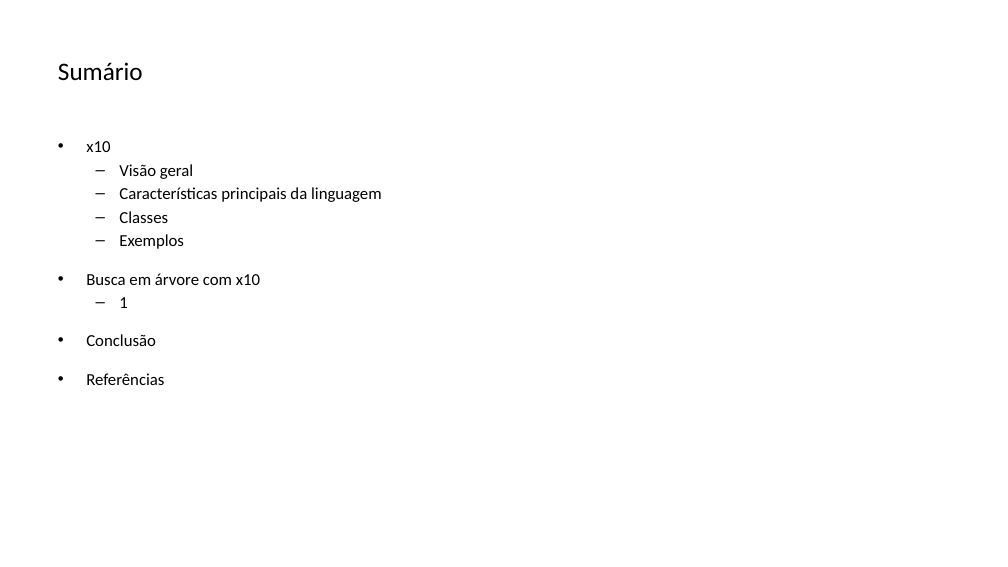
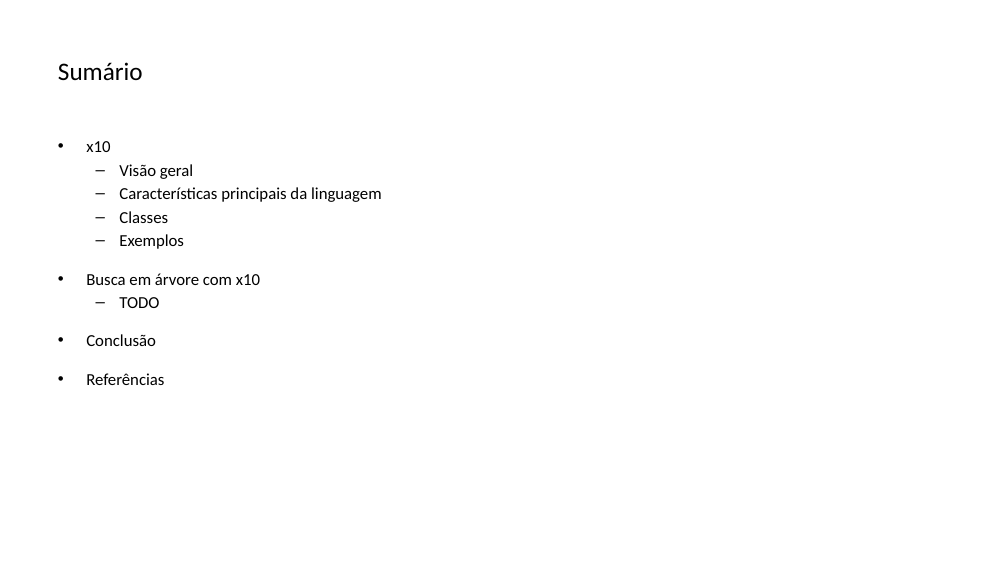
Before and after one commit to lquatrin/inf2591, a slide deck: slide 2 of x10.pptx. Drawn at 1008x567 pixels with LibreOffice and Linux fonts; fonts in the diff are those of the drawing. Boxes give left, top, right and bottom in pixels: in the first picture for what was removed or moved away, otherwise in the second. Text is boxed around its words. In the diff, an @@ line names an element or a change of style, - is before the commit and + after.

```diff
--- a/x10.pptx
+++ b/x10.pptx
@@ text at [119,297,159,308]: text changed @@
-  – 1
+  – TODO
```
Also in this commit, not shown: 11 other slides changed, 2 slides added, 2 slides removed, 5 other files.
